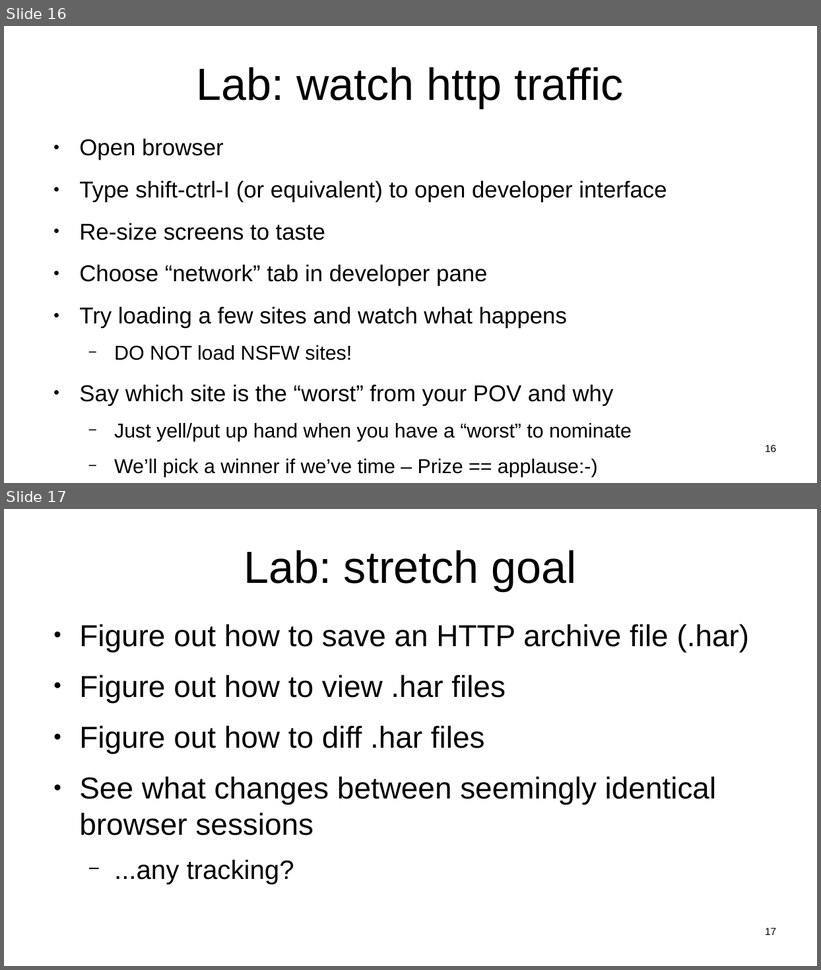
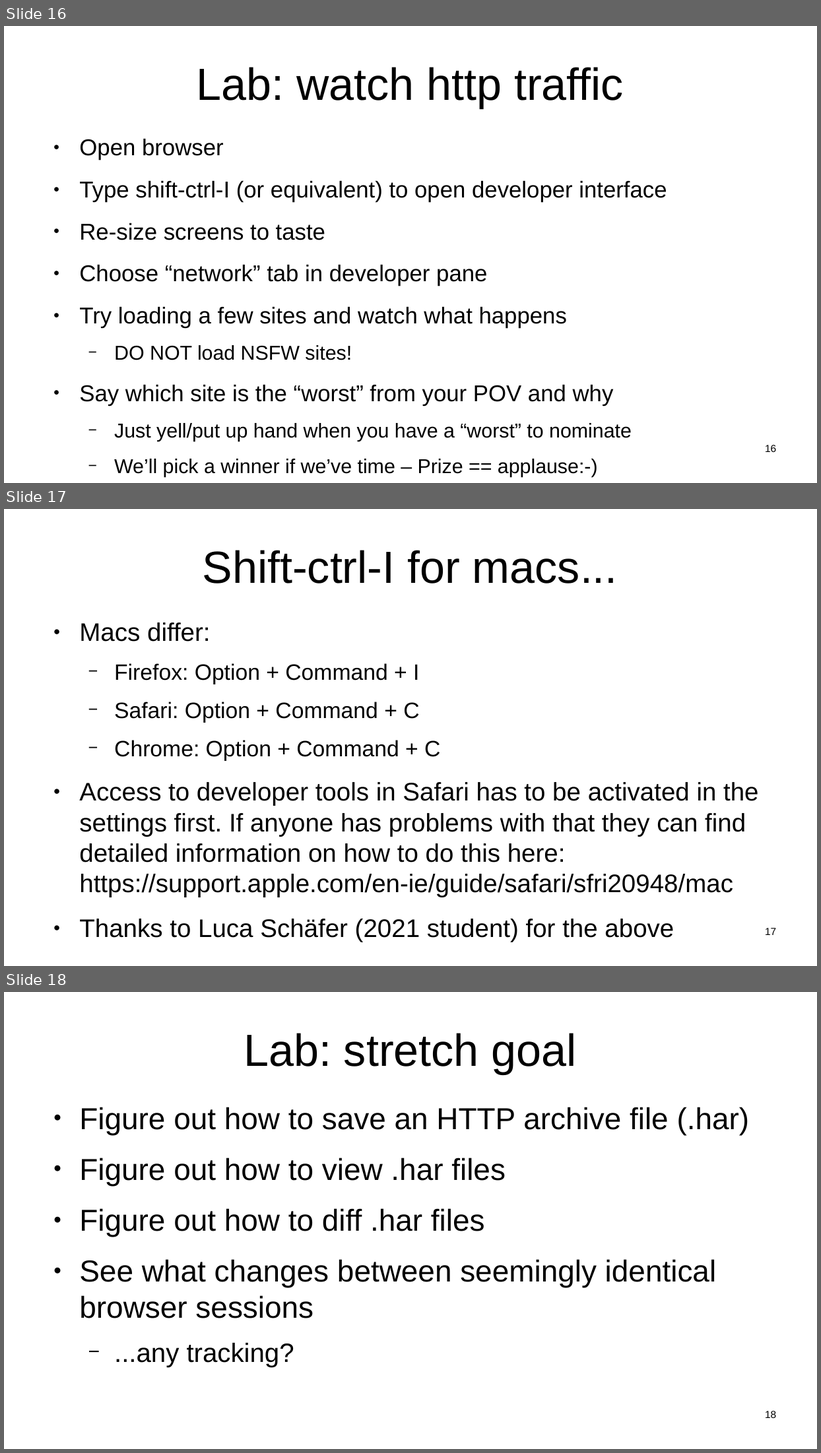
Before and after one commit to sftcd/witidtm, a slide deck: lectures/2021-2022/labs.odp. Shown one above the other, each under a label of ours: slides 16 and 17 before the commit, slides 16, 17 and 18 after it. The pictures are 821x970 and 821x1453 pixels, drawn with LibreOffice and Linux fonts; fonts in the diff are those of the drawing. Boxes give left, top, right and bottom in pixels: in the first picture for what was removed or moved away, otherwise in the second. Text is boxed around its words. In the diff, an @@ line names an element or a change of style, - is before the commit and + after.

```diff
--- a/lectures/2021-2022/labs.odp
+++ b/lectures/2021-2022/labs.odp
@@ slide 17 added at (4, 509, 817, 966), background #FFFFFF @@
@@ title added at (203, 550, 618, 584), 44 pt, text #000000 @@
+Shift-ctrl-I for macs...
@@ text added at (79, 623, 758, 943), 24.8 pt, text #000000 @@
+● Macs differ:
+  − Firefox: Option + Command + I
+  − Safari: Option + Command + C
+  − Chrome: Option + Command + C
+● Access to developer tools in Safari has to be activated in the settings first. If anyone has problems with that they can find detailed information on how to do this here: https://support.apple.com/en-ie/guide/safari/sfri20948/mac
+● Thanks to Luca Schäfer (2021 student) for the above
@@ page number added at (765, 928, 776, 935), 10 pt, text #000000 @@
+17
@@ what was slide 17 is now slide 18 @@
@@ page number at (765, 1411, 776, 1418): text changed @@
-17
+18
```
Also in this commit, not shown: 1 slide changed, 10 other slides added, 3 other files.
